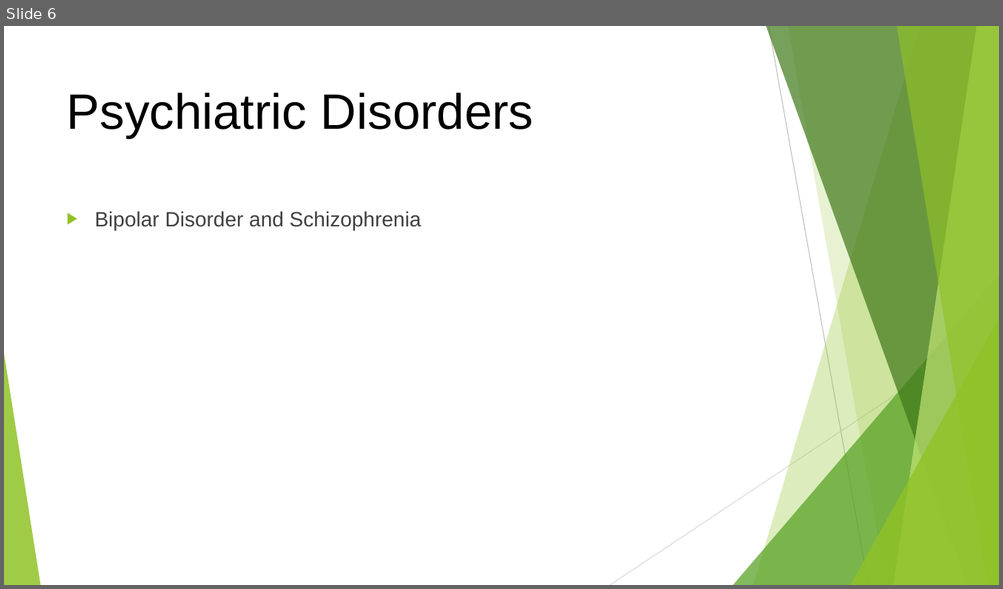
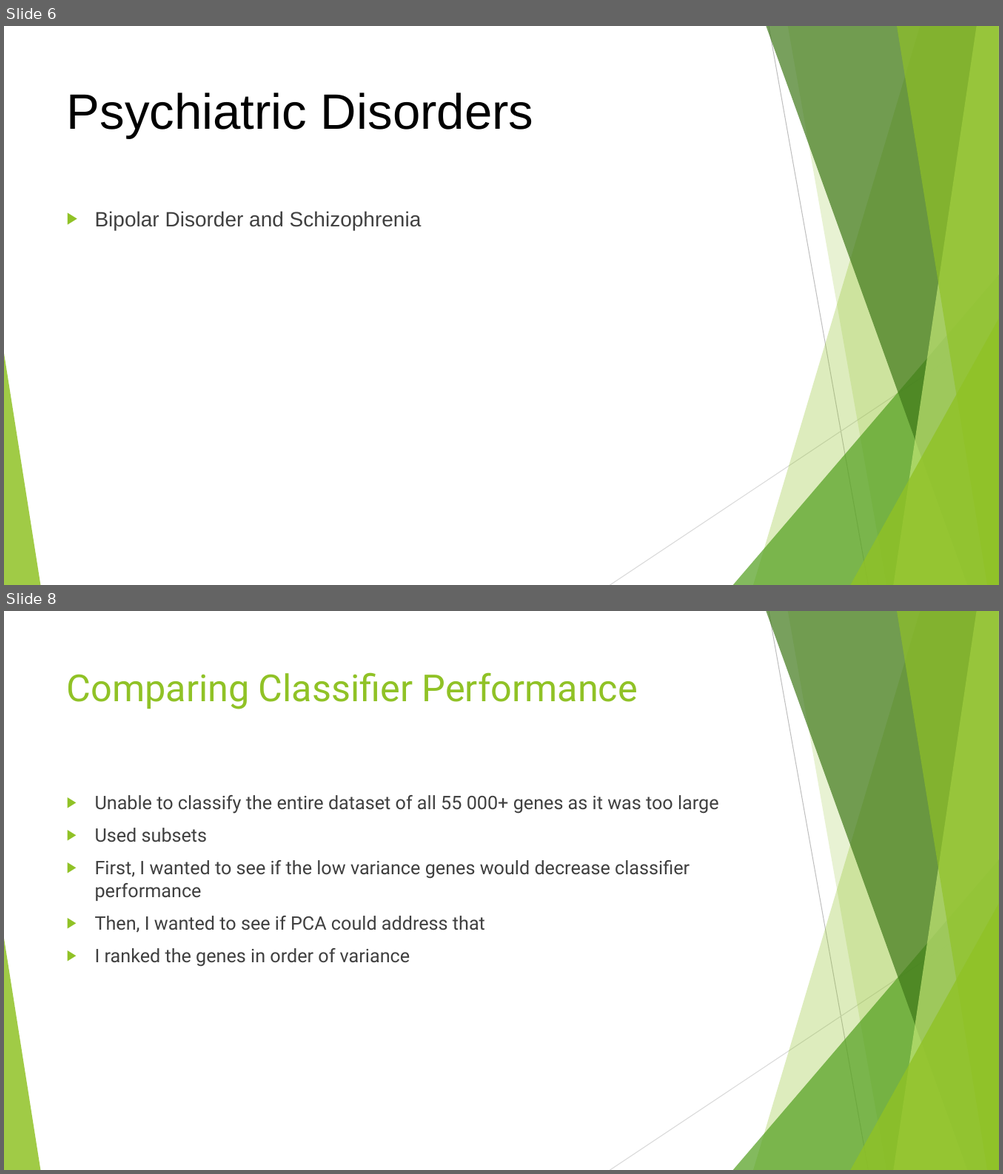
Before and after one commit to danyi1998/FYP, a slide deck: others/FYP Topic Presentation.pptx. Shown one above the other, each under a label of ours: slide 6 before the commit, slides 6 and 8 after it; the slides between them are not shown. The pictures are 1003x589 and 1003x1174 pixels, drawn with LibreOffice and Linux fonts; fonts in the diff are those of the drawing. Boxes give left, top, right and bottom in pixels: in the first picture for what was removed or moved away, otherwise in the second. Text is boxed around its words. In the diff, an @@ line names an element or a change of style, - is before the commit and + after.

```diff
--- a/others/FYP Topic Presentation.pptx
+++ b/others/FYP Topic Presentation.pptx
@@ slide 8 added at (4, 611, 999, 1170), background #FFFFFF; not listed: 10 template elements that a slide beside it also shows @@
@@ title added at (67, 672, 637, 709), 36 pt, text #90C226 @@
+Comparing Classifier Performance
@@ text added at (95, 795, 719, 967), 18 pt, text #404040 @@
+▶ Unable to classify the entire dataset of all 55 000+ genes as it was too large
+▶ Used subsets
+▶ First, I wanted to see if the low variance genes would decrease classifier performance
+▶ Then, I wanted to see if PCA could address that
+▶ I ranked the genes in order of variance
```
Also in this commit, not shown: 18 other slides added.
